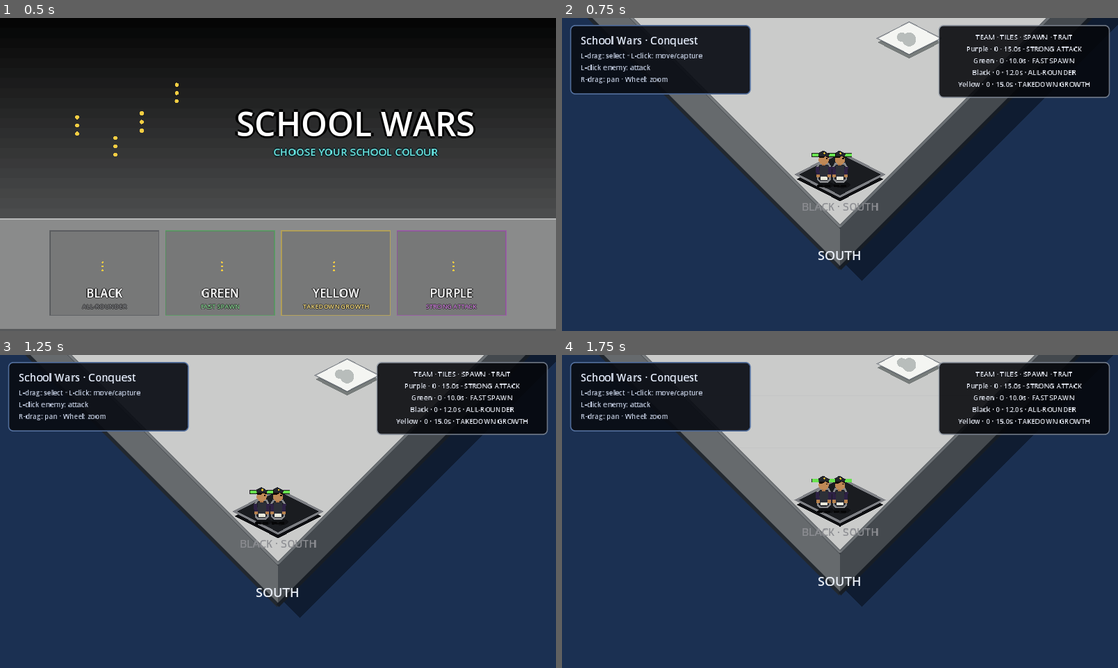
Above: before the commit, frames 1-4 (two rows, left to right).
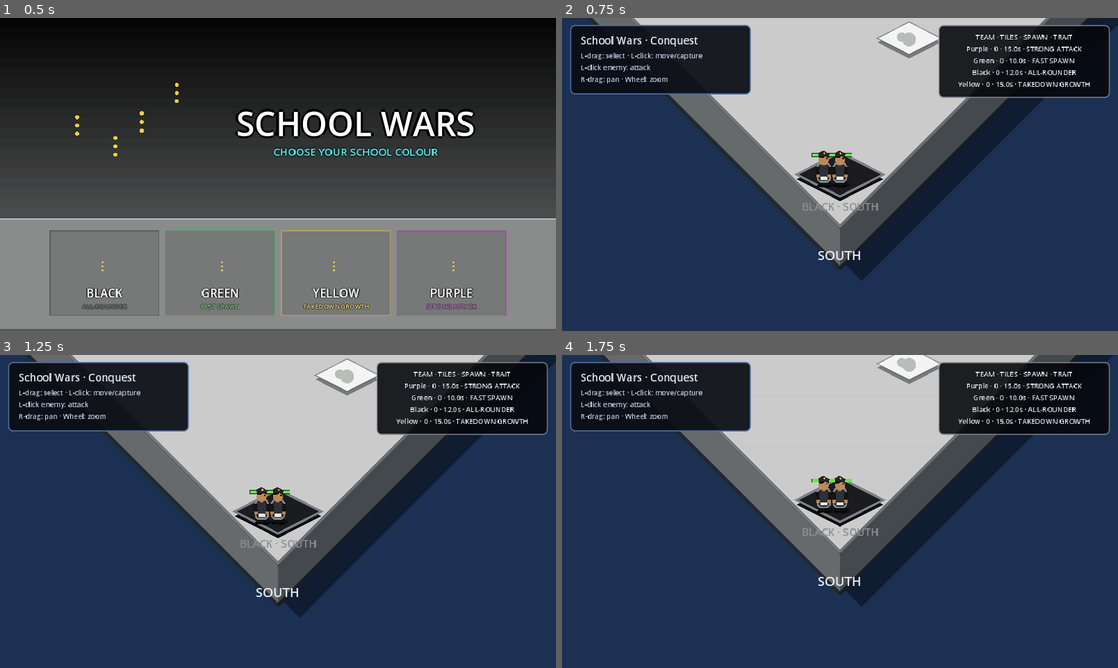
Above: after the commit, the same moments.

Repository: knigfty/school-wars
Game: Godot game, scene res://Scenes/main.tscn
The game is run twice, just before and just after one commit, with the same random seed, the same clock (stepped at 60 frames per second) and the same inputs.
Inputs (mouse positions are in pixels of both pictures, inside the frame that each line leads up to):
- Up to frame 1 (0.5 s): no input
- Up to frame 2 (0.75 s): click (667, 274) at 0.5 s
- Up to frame 3 (1.25 s): no input
- Up to frame 4 (1.75 s): tap Enter at 1.25 s; move the mouse to (962, 495) at 1.27 s; tap K (camera_pan_down) at 1.35 s; click (962, 495) at 1.42 s

Frame 1 is identical in both runs. In frame 2, less than 0.1% of the frame differs, in the area x 45-52%, y 47-51%; in frame 3, less than 0.1%; in frame 4, less than 0.1%.

Commit message:
fix student scene properties for Godot 4

Diff:
--- a/Characters/student.tscn
+++ b/Characters/student.tscn
@@ -35,13 +35,11 @@
 position = Vector2(-5, 8)
 polygon = PackedVector2Array(-4, -2, 3, -2, 3, 13, -5, 13)
 color = Color(0.06, 0.07, 0.08, 1)
-pivot_offset = Vector2(0, -2)
 
 [node name="RightLeg" type="Polygon2D" parent="Visuals"]
 position = Vector2(5, 8)
 polygon = PackedVector2Array(-3, -2, 4, -2, 5, 13, -3, 13)
 color = Color(0.06, 0.07, 0.08, 1)
-pivot_offset = Vector2(0, -2)
 
 [node name="LeftShoe" type="Polygon2D" parent="Visuals/LeftLeg"]
 position = Vector2(-1, 12)
@@ -73,14 +71,12 @@
 [node name="LeftArm" type="Polygon2D" parent="Visuals"]
 position = Vector2(-11, -10)
 polygon = PackedVector2Array(-3, -3, 3, -3, 4, 12, -2, 13)
-color = Color(0.18, 0.13, 0.27, 1)
-pivot_offset = Vector2(0, -3)
+color = Color(0.08, 0.075, 0.08, 1)
 
 [node name="RightArm" type="Polygon2D" parent="Visuals"]
 position = Vector2(11, -10)
 polygon = PackedVector2Array(-3, -3, 3, -3, 2, 13, -4, 12)
-color = Color(0.18, 0.13, 0.27, 1)
-pivot_offset = Vector2(0, -3)
+color = Color(0.08, 0.075, 0.08, 1)
 
 [node name="LeftHand" type="Polygon2D" parent="Visuals/LeftArm"]
 position = Vector2(1, 12)
